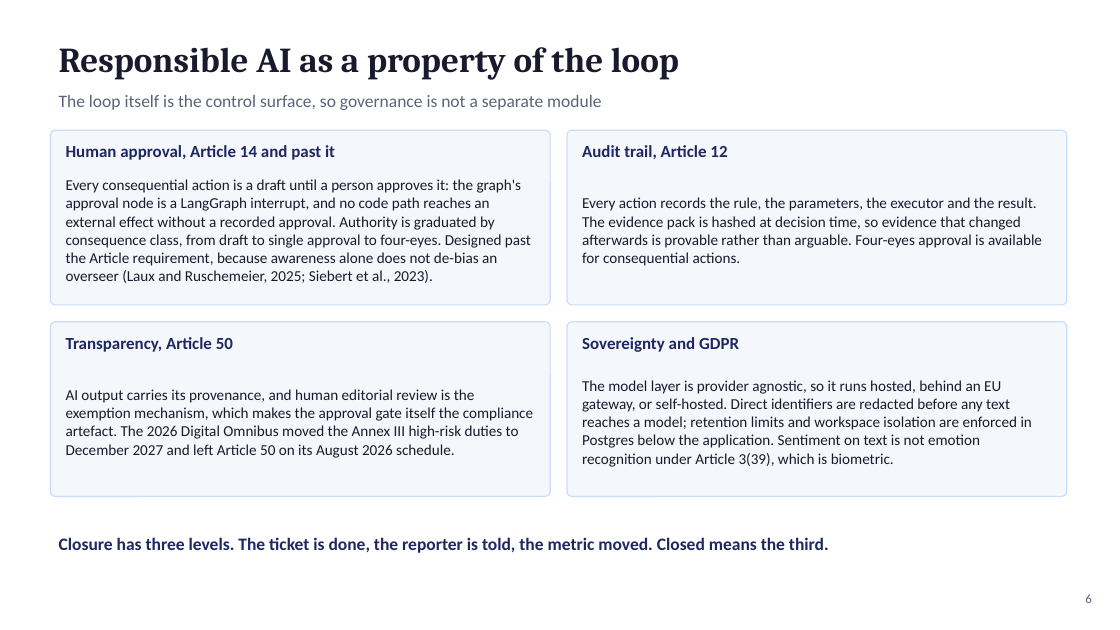
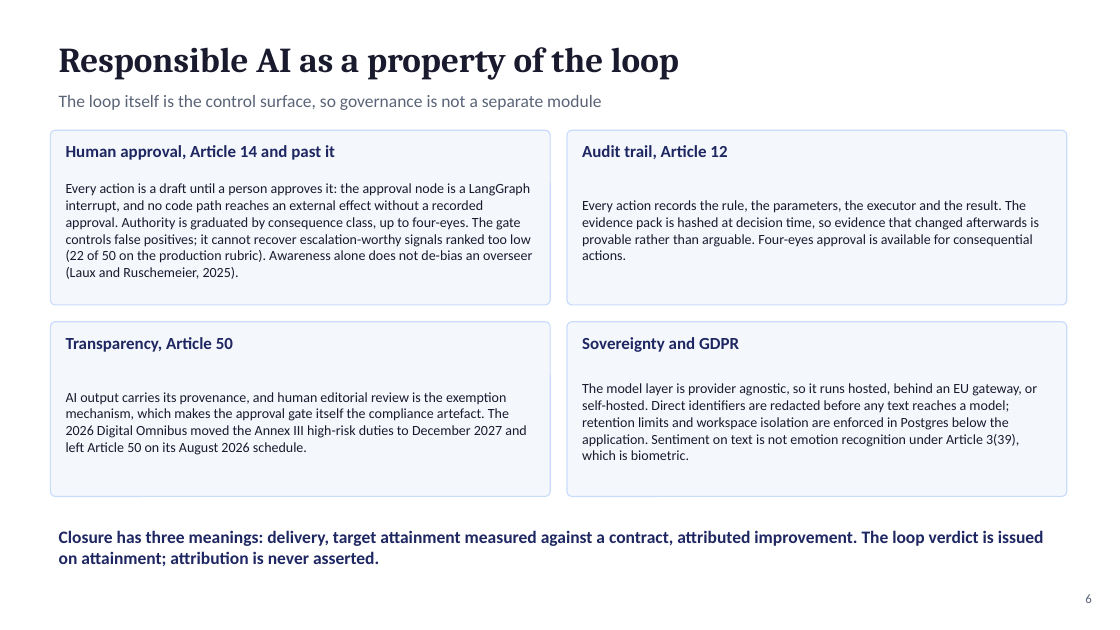
Before and after one commit to fogu13/CLARA, a slide deck: slide 6 of thesis/defense/defense_deck.pptx. Drawn at 1120x630 pixels with LibreOffice and Linux fonts; fonts in the diff are those of the drawing. Boxes give left, top, right and bottom in pixels: in the first picture for what was removed or moved away, otherwise in the second. Text is boxed around its words. In the diff, an @@ line names an element or a change of style, - is before the commit and + after.

```diff
--- a/thesis/defense/defense_deck.pptx
+++ b/thesis/defense/defense_deck.pptx
@@ text at [66,183,532,279]: text changed; size 13 to 12 pt @@
-Every consequential action is a draft until a person approves it: the graph's approval node is a LangGraph interrupt, and no code path reaches an external effect without a recorded approval. Authority is graduated by consequence class, from draft to single approval to four-eyes. Designed past the Article requirement, because awareness alone does not de-bias an overseer (Laux and Ruschemeier, 2025; Siebert et al., 2023).
+Every action is a draft until a person approves it: the approval node is a LangGraph interrupt, and no code path reaches an external effect without a recorded approval. Authority is graduated by consequence class, up to four-eyes. The gate controls false positives; it cannot recover escalation-worthy signals ranked too low (22 of 50 on the production rubric). Awareness alone does not de-bias an overseer (Laux and Ruschemeier, 2025).
@@ size 13 to 12 pt in 3 elements at [582,200,1039,260], [66,392,526,455], [582,383,1037,460] @@
@@ text at [59,530,1044,566]: text changed @@
-Closure has three levels. The ticket is done, the reporter is told, the metric moved. Closed means the third.
+Closure has three meanings: delivery, target attainment measured against a contract, attributed improvement. The loop verdict is issued on attainment; attribution is never asserted.
```
Also in this commit, not shown: 18 other slides changed, 6 other files.
